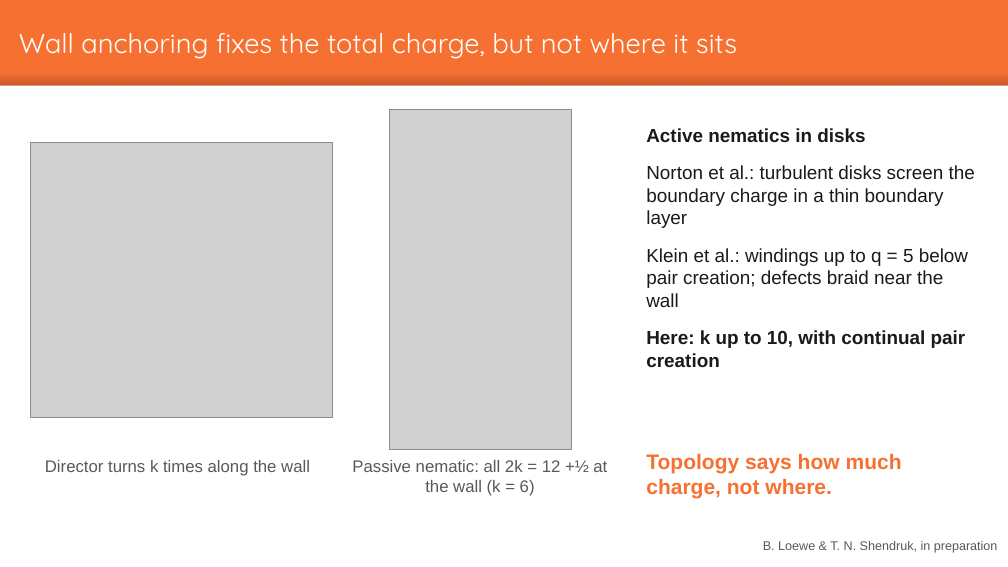
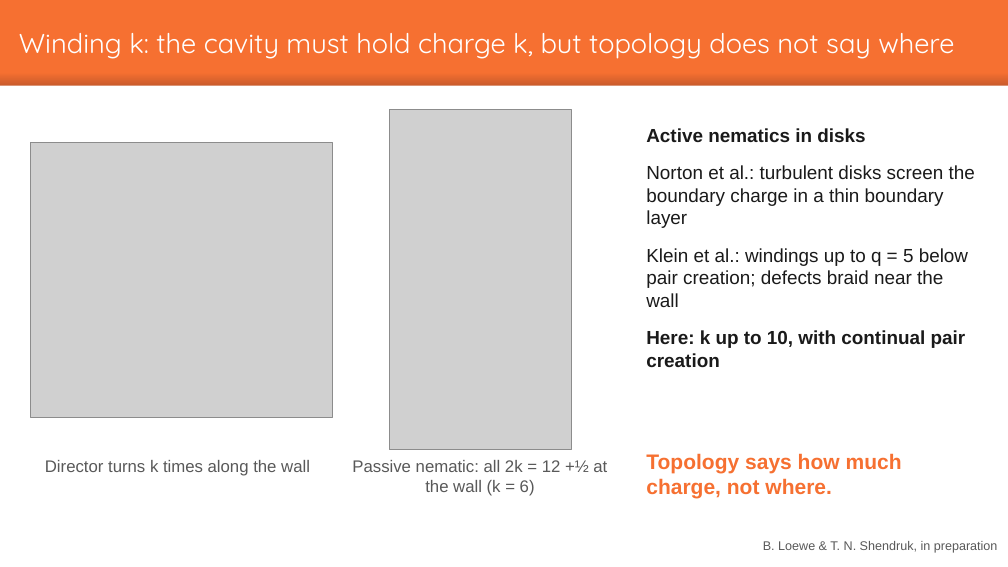
Before and after one commit to baloewey/Overcharged-analysis, a slide deck: slide 3 of reports/talk_workshop_20261127/Loewe_workshop_20261127.pptx (slide 2 before the commit). Drawn at 1008x567 pixels with LibreOffice and Linux fonts; fonts in the diff are those of the drawing; grey boxes stand for pictures. Boxes give left, top, right and bottom in pixels: in the first picture for what was removed or moved away, otherwise in the second. Text is boxed around its words. In the diff, an @@ line names an element or a change of style, - is before the commit and + after.

```diff
--- a/reports/talk_workshop_20261127/Loewe_workshop_20261127.pptx
+++ b/reports/talk_workshop_20261127/Loewe_workshop_20261127.pptx
@@ text at box(19, 33, 954, 59): text changed @@
-Wall anchoring fixes the total charge, but not where it sits
+Winding k: the cavity must hold charge k, but topology does not say where
```
Also in this commit, not shown: 2 other slides changed, 1 slide added, 14 other files.
